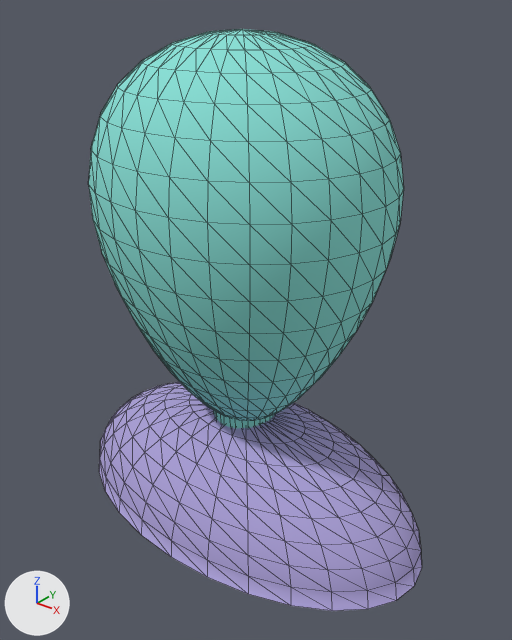
One commit to the glTF model game/passengers/models/head_dome.glb: the scene before it, then after it.
The view is the same before and after, from a 50 mm lens placed at (0.58, -0.699, 0.756), pointed at (0.021, 0.0, 0.323). Arrows for +X, +Y and +Z are at lower left; the lights stay in place. The older version comes first. Mesh edges are drawn as thin lines.

Script lines for the objects in view, before the commit:
```python
me_domehead = bpy.data.meshes.new('DomeHead')
me_domehead.from_pydata(...)  # 478 vertices, 952 faces; spans x -0.209..0.209, y -0.188..0.188, z -0.041..0.5
me_domehead.materials.append(mat_alienskin)  # cyan #89e1d7
me_domeshoulders = bpy.data.meshes.new('DomeShoulders')
me_domeshoulders.from_pydata(...)  # 286 vertices, 538 faces; spans x -0.3..0.3, y -0.17..0.17, z 0.0..0.27
# faces by material slot: [478, 60]
me_domeshoulders.materials.append(mat_alienoutfit)  # blue #ada2da
me_domeshoulders.materials.append(mat_alienskin)  # cyan #89e1d7
ob_domehead = bpy.data.objects.new('DomeHead', me_domehead)
ob_domehead.location = (0.0, 0.0, 0.2)
ob_domeshoulders = bpy.data.objects.new('DomeShoulders', me_domeshoulders)
ob_domeshoulders.location = (0.0, 0.0, 0.0)
```
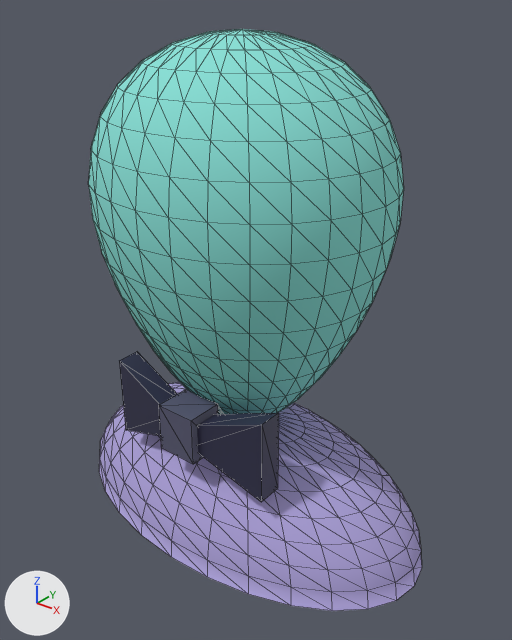
The change in detail:
Material 'AlienTieKnot' (mat_alientieknot) is new.
Its base color is (0.1, 0.1, 0.17) (greyish blue #595973).
Material 'AlienTie' (mat_alientie) is new.
Its base color is (0.03, 0.03, 0.07) (dark blue #30304b).
Mesh me_dometie_001 is new.
It has 24 vertices, 36 faces and spans x -0.13..0.13, y -0.026..0.03, z -0.06..0.06.
Faces by material slot: [24, 12].
It uses material mat_alientie (dark blue #30304b).
It uses material mat_alientieknot (greyish blue #595973).
Object 'DomeTie' (ob_dometie) is new; it shows me_dometie_001.
Its location is (0.0, -0.12, 0.2).

Where the change shows, as pixel boxes (x1, y1, x2, y2) in the pictures (512 x 640 px):
'DomeTie', added
    after: (119, 352, 279, 502)
    faces in mat_alientie (dark blue #30304b): (119, 352, 279, 502)
    faces in mat_alientieknot (greyish blue #595973): (159, 389, 218, 464)
